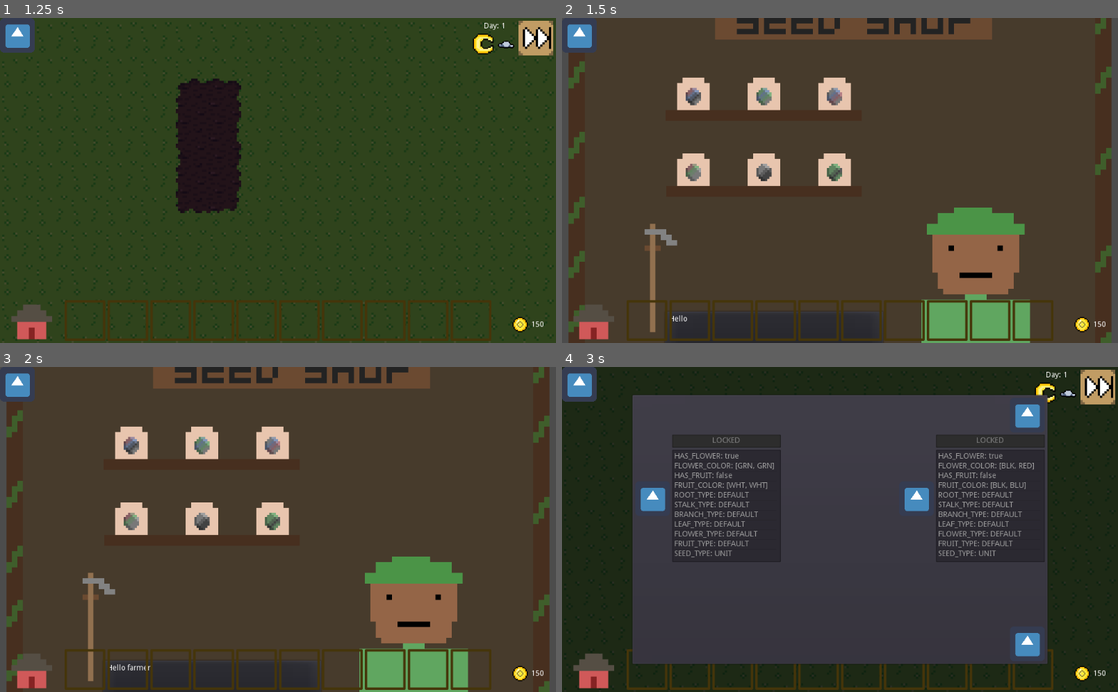
Above: before the commit, frames 1-4 (two rows, left to right).
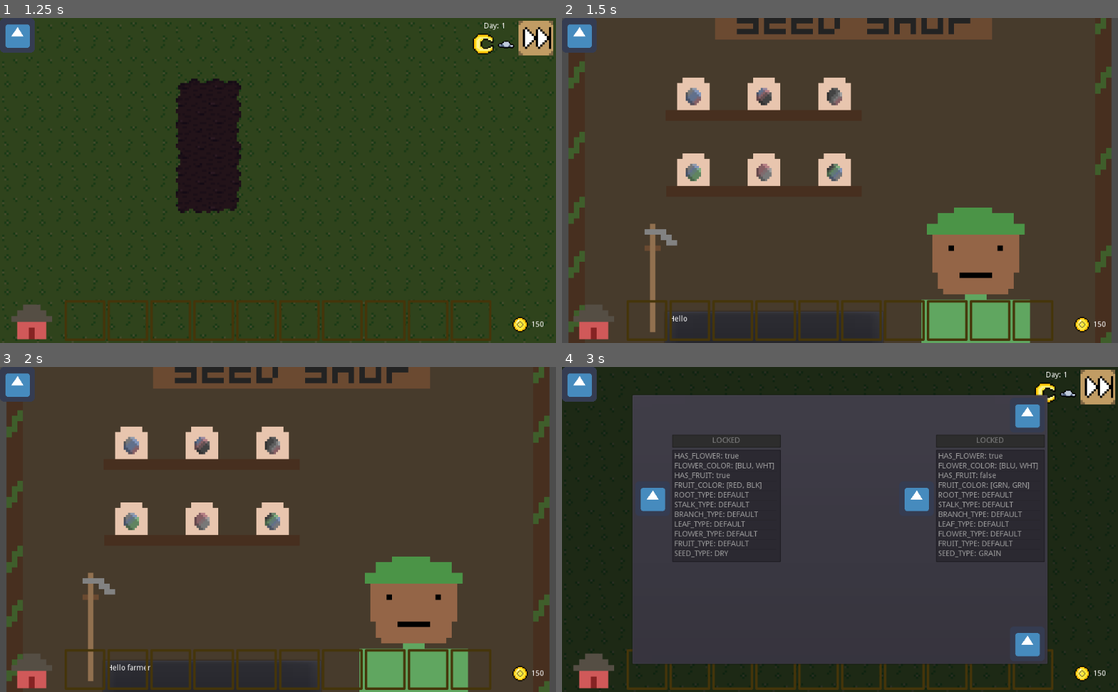
Above: after the commit, the same moments.

Repository: mrtheduts/GoGodotJam3
Game: Godot game, scene res://src/Main/Main.tscn
Same seed, same stepped clock (60 frames per second), same inputs: the game is played once before the commit and once after it. The engine's default icon, where the game draws it, is replaced by a stand-in: a white triangle on a blue panel in a dark square.
Inputs (mouse positions are in pixels of both pictures, inside the frame that each line leads up to):
- Up to frame 1 (1.25 s): click (533, 37) at 0.5 s
- Up to frame 2 (1.5 s): click (595, 323) at 1.25 s
- Up to frame 3 (2 s): no input
- Up to frame 4 (3 s): click (595, 672) at 2 s; click (578, 383) at 2.75 s

Frame 1 is identical in both runs. In frame 2, 0.5% of the frame differs, in the area x 22-51%, y 21-51%; in frame 3, 0.5%; in frame 4, 0.3%.

Commit message:
Add Plant Index back end
Add the actual plant goal back end and use the index to list the
objective. Handle collecting plants.

Diff:
--- a/project.godot
+++ b/project.godot
@@ -43,6 +43,11 @@
 "class": "Fruit",
 "language": "GDScript",
 "path": "res://src/CloseUpPlant/Fruits/Fruit.gd"
+}, {
+"base": "MarginContainer",
+"class": "IndexEntry",
+"language": "GDScript",
+"path": "res://src/PlantIndex/IndexEntry/IndexEntry.gd"
 }, {
 "base": "RigidBody2D",
 "class": "Leaf",
@@ -97,6 +102,7 @@
 "Constants": "",
 "Flower": "",
 "Fruit": "",
+"IndexEntry": "",
 "Leaf": "",
 "OverviewPlant": "",
 "Plant": "",
--- a/src/Plant/Plant.gd
+++ b/src/Plant/Plant.gd
@@ -15,6 +15,7 @@
 var overview_plant: OverviewPlant = null
 
 var type_hash: int = 0
+var phenotype_hash: int = 0
 var genetics: Dictionary = {}
 var phenotype: Dictionary = {}
 
@@ -23,6 +24,9 @@
 var watered_amount := Constants.MIN_WATERED_AMOUNT
 
 var value := 1
+
+var last_photo: Image = null
+var name: String = Constants.DEFAULT_PLANT_NAME
 
 func _init():
 	# Build empty genetics dict
@@ -72,6 +76,7 @@
 	type_hash = genetics.hash() # Regenerate id to reflect its DNA
 
 	_reveal_phenotype()
+	phenotype_hash = phenotype.hash()
 
 func meiosis() -> Dictionary:
 	var result := {}
--- a/src/PlantIndex/IndexEntry/IndexEntry.gd
+++ b/src/PlantIndex/IndexEntry/IndexEntry.gd
@@ -1,24 +1,19 @@
 extends MarginContainer
+class_name IndexEntry
 
-# References of the feature list and name label
+# References of the feature list, name label and texture rect
 onready var _feature_list: ItemList = $HBoxContainer/VBoxContainer/FeatureList
 onready var _name_edit: LineEdit = $HBoxContainer/VBoxContainer/Name
-
-# Called when the node enters the scene tree for the first time.
-func _ready():
-
-	_name_edit.editable = false
-	_name_edit.text = "LOCKED"
-
-	var plant = PlantFactory.gen_random_plant()
-	init_plant(plant)
-	print(_feature_list.items)
+onready var _image: TextureRect = $HBoxContainer/Photo
 
 func init_plant(plant: Plant):
 	var features: Dictionary = plant.phenotype
 	var size = features.size()
+
+	clear_list()
 	set_list_size(size)
 
+	# Features
 	var item_string
 	var feat_keys = features.keys()
 	for i in size:
@@ -26,9 +21,23 @@
 		item_string = key + ": " + String(features[key])
 		add_feature(item_string)
 
+	# Name and photo
+	if PlayerState.check_plant(plant):
+		_name_edit.editable = true
+		_name_edit.text = plant.name
+
+		var texture = ImageTexture.new()
+		texture.create_from_image(plant.last_photo)
+		_image.texture = texture
+	else:
+		_name_edit.editable = false
+		_name_edit.text = Constants.LOCKED_PLANT_NAME
+
 func add_feature(text: String):
-	print(text)
 	_feature_list.add_item(text)
 
 func set_list_size(size: int):
 	_feature_list.max_text_lines = size
+
+func clear_list():
+	_feature_list.clear()
--- a/src/PlantIndex/PlantIndex.gd
+++ b/src/PlantIndex/PlantIndex.gd
@@ -7,7 +7,14 @@
 # State
 var _page: int = 2
 
+# Components
+onready var _back_button: TextureButton = $VBoxContainer/HBoxContainerBot/BackButton
+onready var _next_button: TextureButton = $VBoxContainer/HBoxContainerBot/NextButton
+onready var _page_1: IndexEntry = $VBoxContainer/HBoxContainerMid/Page1
+onready var _page_2: IndexEntry = $VBoxContainer/HBoxContainerMid/Page2
+
 func _ready():
+	update_entries()
 	update_buttons()
 
 func _on_CloseButton_pressed():
@@ -40,12 +47,19 @@
 
 func change_page(increment: int):
 	_page += increment
+	update_entries()
+
+func update_entries():
+	var entry = PlayerState.get_index_plant(_page - 2)
+	_page_1.init_plant(entry)
+	entry = PlayerState.get_index_plant(_page - 1)
+	_page_2.init_plant(entry)
 
 func update_buttons():
 	var first_page = bool(_page - 2)
-	$VBoxContainer/HBoxContainerBot/BackButton.visible = first_page
-	$VBoxContainer/HBoxContainerBot/BackButton.disabled = !first_page
+	_back_button.visible = first_page
+	_back_button.disabled = !first_page
 
-	var last_page = bool(Constants.INDEX_PAGES - _page)
-	$VBoxContainer/HBoxContainerBot/NextButton.visible = last_page
-	$VBoxContainer/HBoxContainerBot/NextButton.disabled = !last_page
+	var last_page = bool(Constants.INDEX_ENTRIES - _page)
+	_next_button.visible = last_page
+	_next_button.disabled = !last_page
--- a/src/Singletons/Constants.gd
+++ b/src/Singletons/Constants.gd
@@ -56,4 +56,6 @@
 const SEED_ITEM_ID : int = 4
 
 # INDEX
-const INDEX_PAGES: int = 20
+const LOCKED_PLANT_NAME: String = "LOCKED"
+const DEFAULT_PLANT_NAME: String = "New Plant"
+const INDEX_ENTRIES: int = 20
--- a/src/Singletons/PlayerState/PlayerState.gd
+++ b/src/Singletons/PlayerState/PlayerState.gd
@@ -19,6 +19,11 @@
 
 var _shop_items : Array = []
 var _shop_can_restock : bool = true
+
+# Game goal variables
+# Handles the plant list of the objective and its status (collected or not)
+var _plant_goal_list: Array = []
+var _plant_goal_status: Dictionary = {}
 
 onready var _is_editing_garden : bool = false
 onready var _is_planting_seed : bool = false
@@ -31,6 +36,12 @@
 			dict[String(slot)] = inventory_empty_slot()
 		_inventory = dict
 
+	if _plant_goal_list.empty():
+		for _i in range(Constants.INDEX_ENTRIES):
+			var plant = PlantFactory.gen_random_plant()
+			_plant_goal_list.append(plant)
+			_plant_goal_status[plant.phenotype_hash] = false
+
 
 func set_money(value: int) -> void:
 	_money = value
@@ -58,7 +69,9 @@
 		"parent" : get_parent().get_path(),
 		"money" : _money,
 		"stored_plants" : _stored_plants,
-		"inventory" : _inventory
+		"inventory" : _inventory,
+		"goal_plants" : _plant_goal_list,
+		"goal_status" : _plant_goal_status
 	}
 	return save_dict
 
@@ -67,6 +80,9 @@
 	print(stats)
 	_money = stats.money
 	_stored_plants = stats.stored_plants
+	_inventory = stats.inventory
+	_plant_goal_list = stats.goal_plants
+	_plant_goal_status = stats.goal_status
 
 func _on_UILayer_plant_sold(value: int):
 	add_money(value)
@@ -296,3 +312,20 @@
 
 func inventory_empty_slot() -> Dictionary:
 	return {"id": "0", "amount": 0, "seed_obj": null}
+
+func get_index_plant(index: int) -> Plant:
+	return _plant_goal_list[index]
+
+func collect_plant(plant: Plant, photo: Image) -> void:
+	if _plant_goal_status.has(plant.phenotype_hash):
+		_plant_goal_status[plant.phenotype_hash] = true
+		for p in _plant_goal_list:
+			if p.phenotype_hash == plant.phenotype_hash:
+				p.last_photo = photo
+				return
+
+func check_plant(plant: Plant) -> bool:
+	if _plant_goal_status.has(plant.phenotype_hash):
+		return _plant_goal_status[plant.phenotype_hash]
+	else:
+		return false
--- a/src/UI/UILayer.gd
+++ b/src/UI/UILayer.gd
@@ -68,7 +68,7 @@
 	popup_window.show_scene(close_up_plot)
 
 func _on_PopupWindow_photo_button_clicked(plant: Plant, photo: Image):
-	emit_signal("photo_took", plant, photo)
+	PlayerState.collect_plant(plant, photo)
 
 func _on_PopupWindow_sell_button_clicked(plant: Plant):
 	PlayerState.add_money(plant.value)
